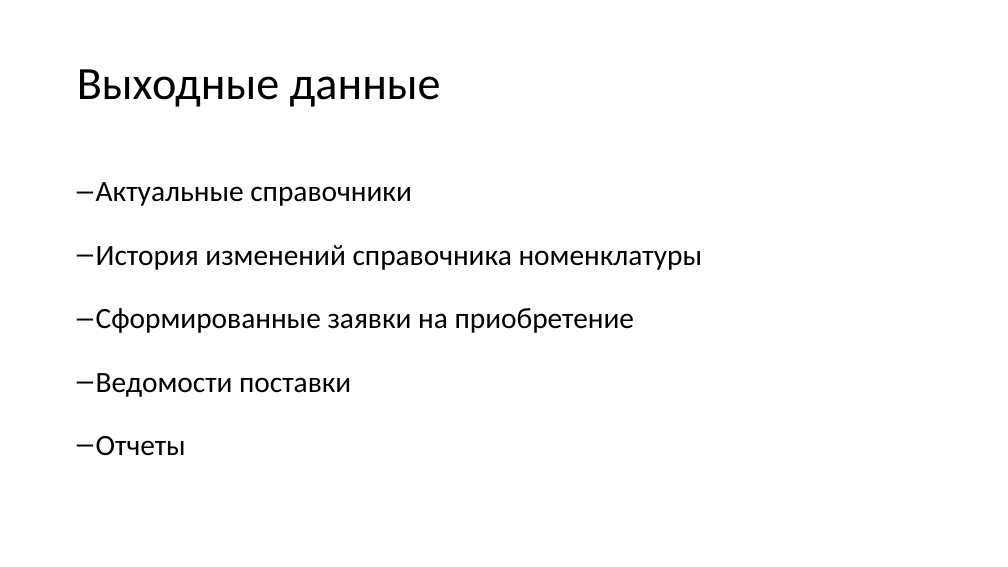
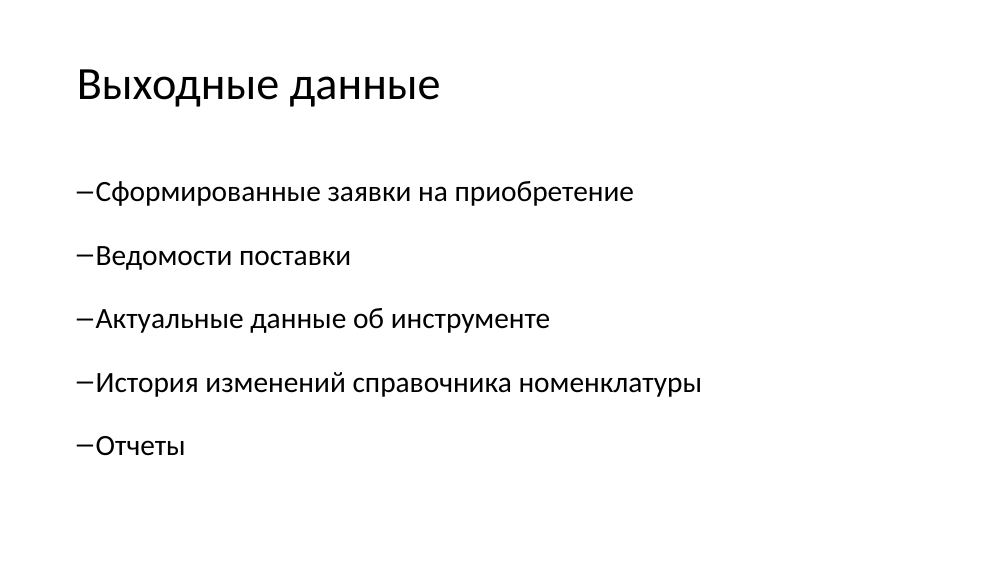
Before and after one commit to Ka666aH/Instrument-accounting-and-purchase-system, a slide deck: slide 8 of Документы/Хорошев/Хорошев_Диплом_Презентация.pptx (slide 7 before the commit). Drawn at 1008x567 pixels with LibreOffice and Linux fonts; fonts in the diff are those of the drawing. Boxes give left, top, right and bottom in pixels: in the first picture for what was removed or moved away, otherwise in the second. Text is boxed around its words. In the diff, an @@ line names an element or a change of style, - is before the commit and + after.

```diff
--- a/Документы/Хорошев/Хорошев_Диплом_Презентация.pptx
+++ b/Документы/Хорошев/Хорошев_Диплом_Презентация.pptx
@@ text at [96, 182, 703, 270]: paragraphs removed @@
-– Актуальные справочники
-– История изменений справочника номенклатуры
@@ text at [96, 308, 703, 397]: paragraphs added @@
+– Актуальные данные об инструменте
+– История изменений справочника номенклатуры
```
Also in this commit, not shown: 4 other slides changed, 1 slide added, 2 other files.
